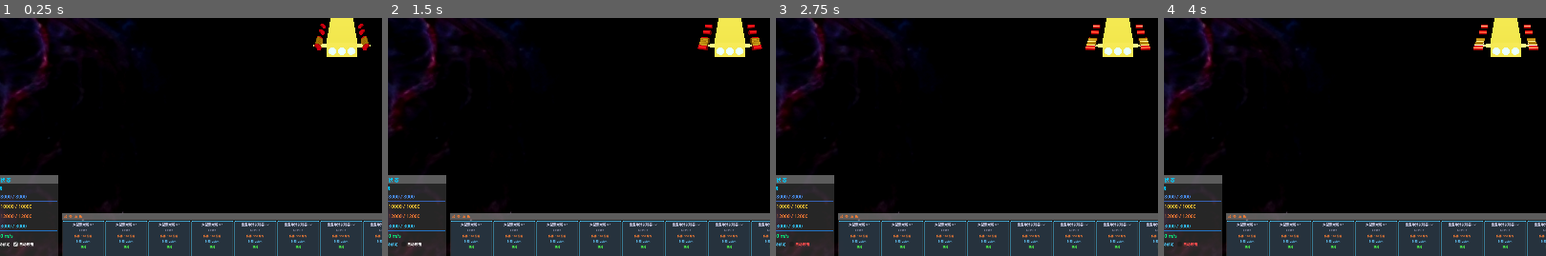
Above: before the commit, frames 1-4 (left to right).
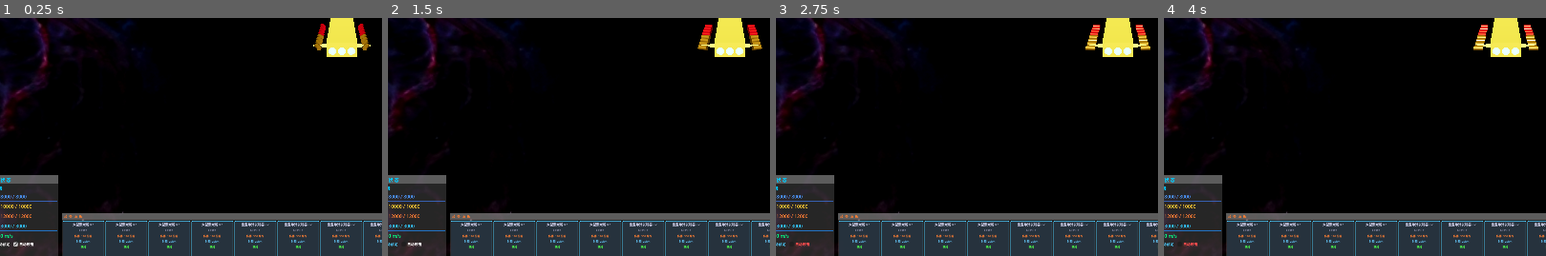
Above: after the commit, the same moments.

Repository: ZhanXuzhao/space-war
Game: Godot game, scene res://scenes/main.tscn
Same seed, same stepped clock (60 frames per second), same inputs: the game is played once before the commit and once after it. The engine's default icon, where the game draws it, is replaced by a stand-in: a white triangle on a blue panel in a dark square.
Inputs:
- Up to frame 1 (0.25 s): no input
- Up to frame 2 (1.5 s): click "自动锁定" at 0.5 s; click "自动攻击" at 1.25 s
- Up to frame 3 (2.75 s): click "靠近" at 2 s
- Up to frame 4 (4 s): click "环绕" at 2.75 s; click "跃迁" at 3.5 s
The pictures show only the part of the screen within x 5-55%, y 47-97%; the shares and areas given below are measured in that part.

The runs differ from the first frame. In frame 1, 0.2% of the frame differs, in the area x 82-97%, y 3-14%; in frame 2, 0.3%; in frame 3, 0.4%; in frame 4, 0.4%, in the area x 81-98%, y 4-14%.

Commit message:
炮台等间距；导弹爆炸增加闪光效果；

Diff:
--- a/scripts/effects/Explosion.gd
+++ b/scripts/effects/Explosion.gd
@@ -209,10 +209,10 @@
 
 	_flash_light = OmniLight3D.new()
 	_flash_light.name = "FlashLight"
-	_flash_light.omni_range = radius * 8.0
+	_flash_light.omni_range = radius * 15.0
 	_flash_light.light_color = Color(faction_color.r * 0.8 + 0.2, faction_color.g * 0.5 + 0.5, faction_color.b * 0.3 + 0.3)
-	_flash_light.light_energy = 5.0
-	_flash_light.light_indirect_energy = 2.0
+	_flash_light.light_energy = 12.0
+	_flash_light.light_indirect_energy = 4.0
 	add_child(_flash_light)
 
 func _play() -> void:
@@ -259,13 +259,17 @@
 		else:
 			_flash_mesh.visible = false
 
-	# 灯光衰减
+	# 灯光衰减（持续3秒，逐渐减弱消失）
 	if _flash_light:
-		var light_progress = _timer / 0.5
+		var light_progress = _timer / 3.0
 		if light_progress < 1.0:
-			_flash_light.light_energy = 5.0 * (1.0 - light_progress * 0.9)
+			# 使用平方曲线：先快后慢，模拟爆炸瞬间极亮然后缓慢衰减
+			var fade = 1.0 - light_progress
+			_flash_light.light_energy = 12.0 * fade * fade
+			_flash_light.light_indirect_energy = 4.0 * fade * fade
 		else:
 			_flash_light.light_energy = 0.0
+			_flash_light.light_indirect_energy = 0.0
 
 	# 自动销毁
 	if _timer >= _duration * 1.5:
--- a/scripts/ships/Ship.gd
+++ b/scripts/ships/Ship.gd
@@ -182,12 +182,13 @@
 	if faction == Faction.PLAYER:
 		var laser_count = int(hardpoints / 2.0)
 		var missile_count = int(hardpoints / 2.0)
-		_create_laser_weapons(laser_count)
-		_create_missile_weapons(missile_count)
+		# 传递全局起始索引和总硬点数，确保所有炮台在 Z 轴上等距分布
+		_create_laser_weapons(laser_count, 0, hardpoints)
+		_create_missile_weapons(missile_count, laser_count, hardpoints)
 		_create_repair_modules()
 	# NPC：纯激光武器
 	else:
-		_create_npc_weapons(hardpoints)
+		_create_npc_weapons(hardpoints, 0, hardpoints)
 
 ## 根据船型获取激光武器参数
 func _get_laser_stats() -> Dictionary:
@@ -226,7 +227,7 @@
 	return {}
 
 ## 创建NPC激光武器
-func _create_npc_weapons(count: int) -> void:
+func _create_npc_weapons(count: int, start_index: int, total_hardpoints: int) -> void:
 	var stats = _get_npc_weapon_stats()
 	for i in range(count):
 		var weapon = Weapon.new()
@@ -241,10 +242,10 @@
 		wdata.capacitor_usage = stats["cap"]
 		wdata.projectile_scene = null
 		weapon.weapon_data = wdata
-		_install_turret_weapon(weapon, i, count, "NPCLaser")
+		_install_turret_weapon(weapon, start_index + i, total_hardpoints, "NPCLaser")
 
 ## 创建激光武器，沿飞船左右对称分布
-func _create_laser_weapons(count: int) -> void:
+func _create_laser_weapons(count: int, start_index: int, total_hardpoints: int) -> void:
 	var stats = _get_laser_stats()
 	for i in range(count):
 		var weapon = Weapon.new()
@@ -259,10 +260,10 @@
 		wdata.capacitor_usage = stats["cap"]
 		wdata.projectile_scene = null
 		weapon.weapon_data = wdata
-		_install_turret_weapon(weapon, i, count, "LaserWeapon")
+		_install_turret_weapon(weapon, start_index + i, total_hardpoints, "LaserWeapon")
 
 ## 创建导弹武器，沿飞船左右对称分布
-func _create_missile_weapons(count: int) -> void:
+func _create_missile_weapons(count: int, start_index: int, total_hardpoints: int) -> void:
 	var stats = _get_missile_stats()
 	var projectile_scene = preload("res://scenes/weapons/Missile.tscn")
 	for i in range(count):
@@ -283,7 +284,8 @@
 		wdata.projectile_scale = stats["proj_scale"]
 		wdata.projectile_speed = stats["speed"]
 		weapon.weapon_data = wdata
-		_install_turret_weapon(weapon, i, count, "MissileLauncher", 0.3, 0.5)
+		# 导弹和激光使用相同的 Z 范围，确保所有炮台等距分布
+		_install_turret_weapon(weapon, start_index + i, total_hardpoints, "MissileLauncher")
 
 ## 根据船型获取维修装备参数
 func _get_repair_module_stats() -> Dictionary:
